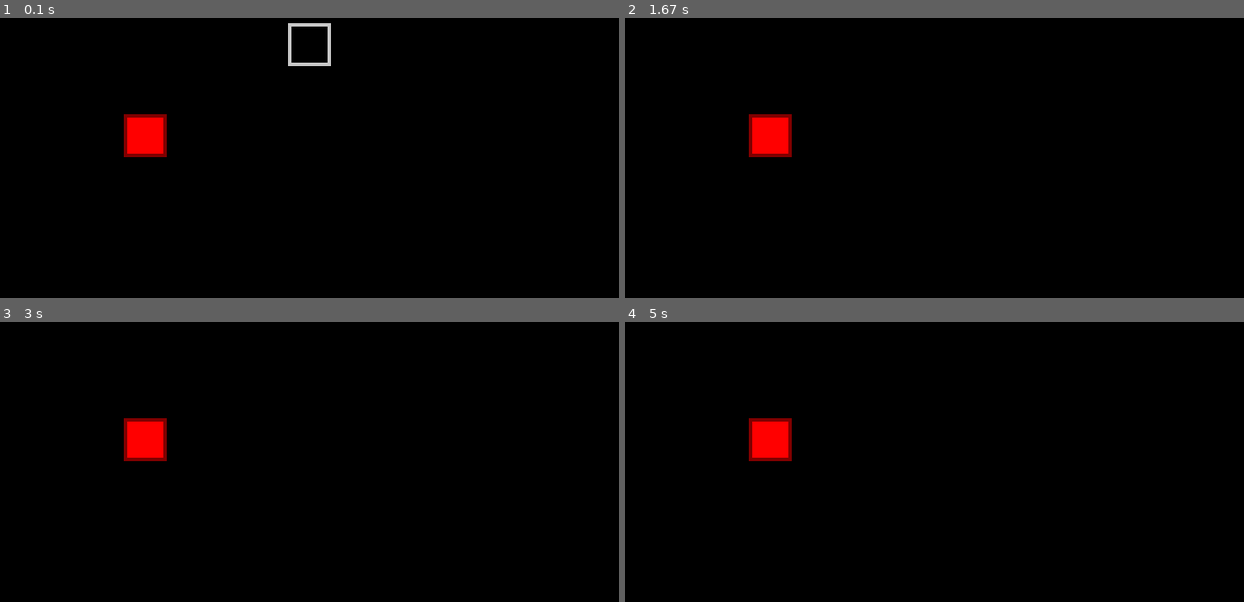
Above: before the commit, frames 1-4 (two rows, left to right).
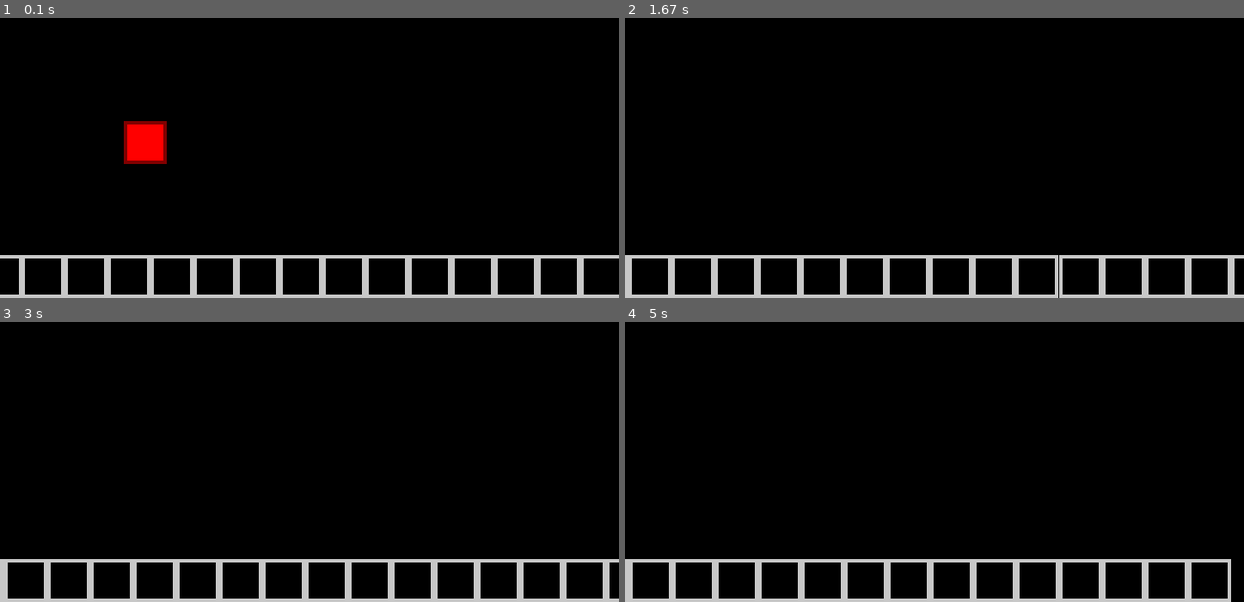
Above: after the commit, the same moments.

Repository: enzogyoshi/pygame_geometrydash
Game: pygame game, started from main.py
Same seed, same stepped clock (60 frames per second), same inputs: the game is played once before the commit and once after it.
Inputs:
- Up to frame 1 (0.1 s): no input
- Up to frame 2 (1.67 s): no input
- Up to frame 3 (3 s): no input
- Up to frame 4 (5 s): no input

The runs differ from the first frame. In frame 1, 5.2% of the frame differs, in the area x 0-100%, y 1-100%; in frame 2, 5.7%; in frame 3, 5.7%, in the area x 0-100%, y 34-100%; in frame 4, 5.6%.

Commit message:
added gravity

Diff:
--- a/game.py
+++ b/game.py
@@ -8,7 +8,7 @@
 
     def __init__(self):
         self.player = Player()
-        self.tiles = [Tile((SCREEN_WIDTH/2, SCREEN_HEIGHT/2))]
+        self.tiles = [Tile((i, SCREEN_HEIGHT - Tile.height)) for i in range(0, SCREEN_WIDTH * 3, Tile.width)]
         self.camera_speed = pygame.Vector2(300, 0)
 
     def update(self, delta):
--- a/player.py
+++ b/player.py
@@ -12,7 +12,7 @@
     def __init__(self):
         self.position = pygame.Vector2(SCREEN_WIDTH/5, SCREEN_HEIGHT*2/3)
         self.velocity = pygame.Vector2(0,0)
-        self.acceleration = pygame.Vector2(0,0)
+        self.acceleration = pygame.Vector2(0, self.gravity.y)
 
     def update(self, delta):
         self.velocity += self.acceleration * delta
@@ -20,4 +20,5 @@
 
     def draw(self, screen):
         pygame.draw.rect(screen, self.colour, (self.position.x, self.position.y, self.width, self.height))
-        pygame.draw.rect(screen, self.outline_color, (self.position.x, self.position.y, self.width, self.height), self.outline_width)
+        pygame.draw.rect(screen, self.outline_color, (self.position.x, self.position.y, self.width, self.height),
+                          self.outline_width)
